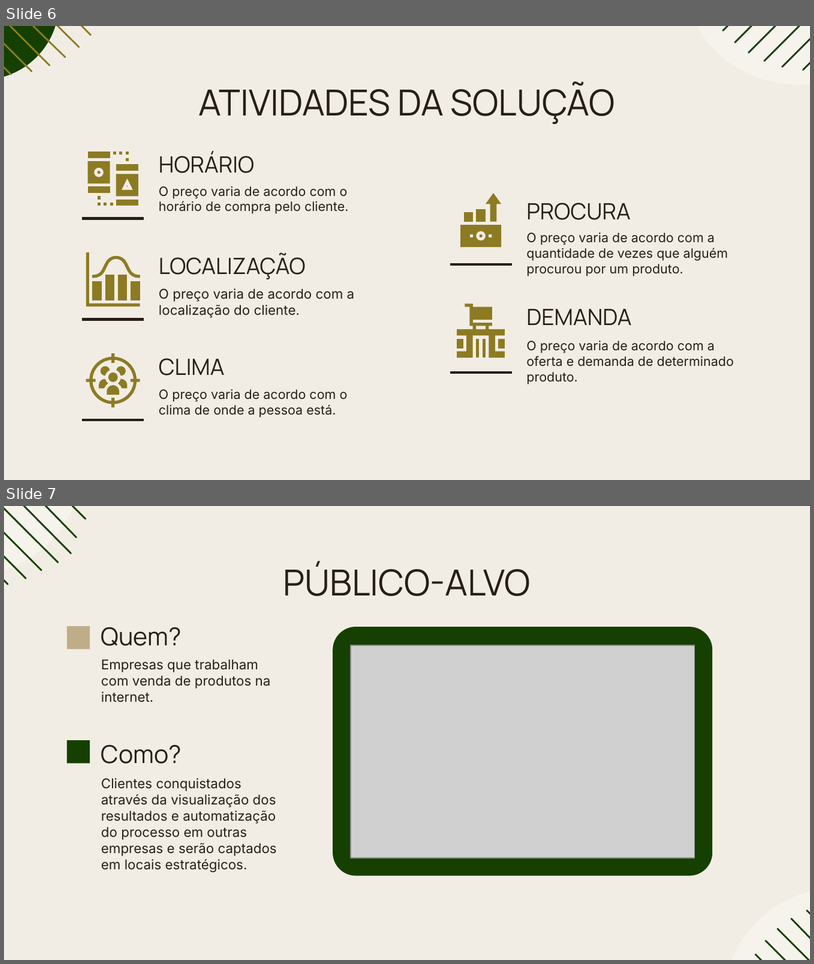
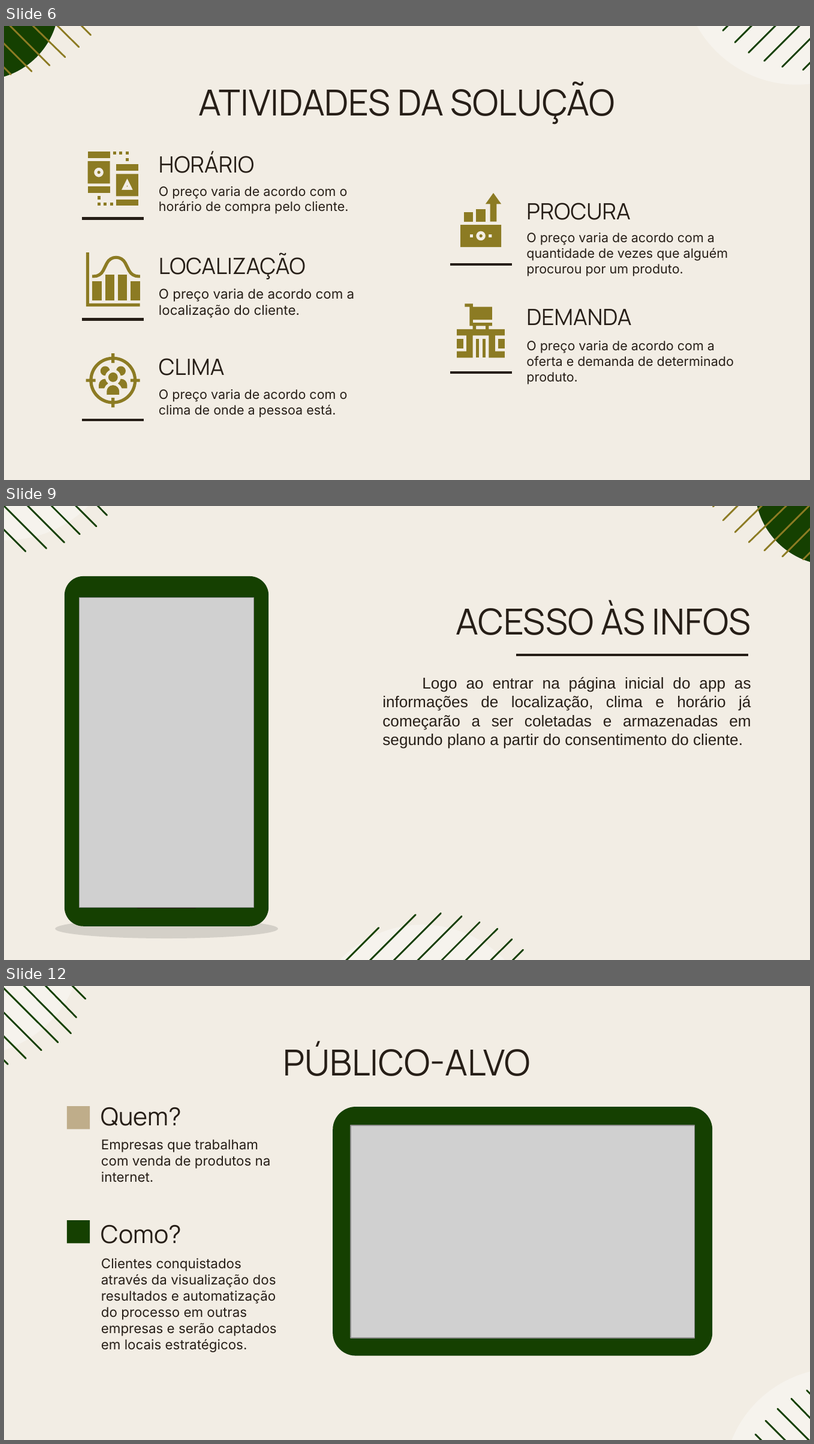
Before and after one commit to rafaellabastos/challenge-pitch-qa, a slide deck: Pitch-SavvyFix.pptx. Shown one above the other, each under a label of ours: slides 6 and 7 before the commit, slides 6, 9 and 12 after it; the slides between them are not shown. The pictures are 814x964 and 814x1444 pixels, drawn with LibreOffice and Linux fonts; fonts in the diff are those of the drawing; grey boxes stand for pictures. Boxes give left, top, right and bottom in pixels: in the first picture for what was removed or moved away, otherwise in the second. Text is boxed around its words. In the diff, an @@ line names an element or a change of style, - is before the commit and + after.

```diff
--- a/Pitch-SavvyFix.pptx
+++ b/Pitch-SavvyFix.pptx
@@ slide 9 added at [4, 506, 810, 960], background #F2EDE4 @@
@@ group added at [4, 506, 122, 552]: 6 freeform shapes, 1 ellipse @@
@@ group added at [714, 506, 810, 565]: 7 freeform shapes, 1 ellipse @@
@@ rounded rectangle added at [65, 576, 269, 926], fill #154001 @@
@@ picture added at [80, 598, 254, 907] @@
@@ title added at [456, 601, 752, 635], 32 pt, text #261E17 @@
+ACESSO ÀS INFOS
@@ line added from (517, 654) to (749, 654), #261E17 2.25 pt @@
@@ subtitle added at [383, 676, 752, 748], 14 pt, text #261E17 @@
+Logo ao entrar na página inicial do app as informações de localização, clima e horário já começarão a ser coletadas e armazenadas em segundo plano a partir do consentimento do cliente.
@@ freeform shape added at [55, 919, 278, 938], fill #000000 at 12% opacity @@
@@ line added from (137, 907) to (196, 907), #261E17 2.25 pt @@
@@ group added at [308, 913, 537, 960]: 8 freeform shapes, 1 ellipse @@
@@ what was slide 7 is now slide 12 @@
```
Also in this commit, not shown: 4 other slides added.
